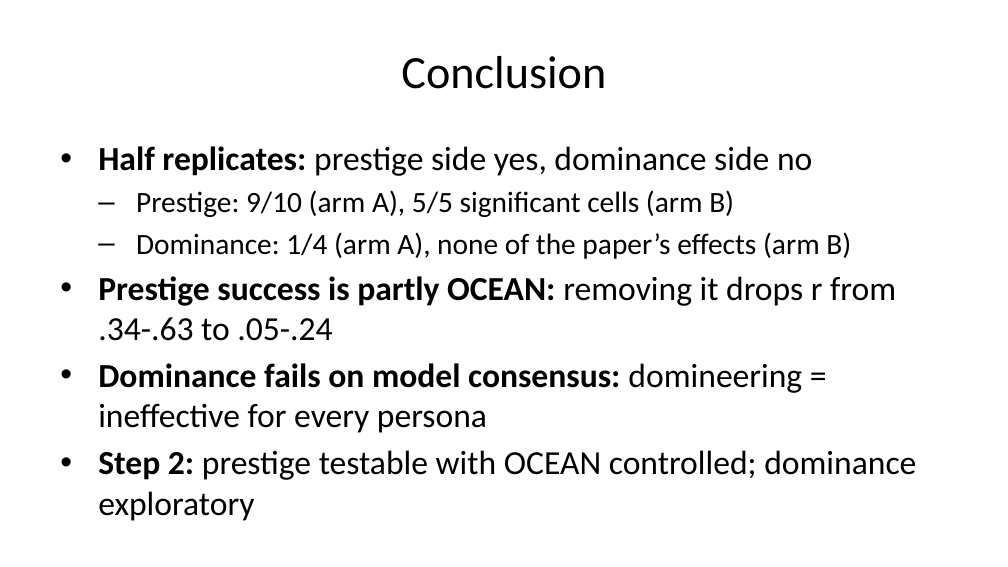
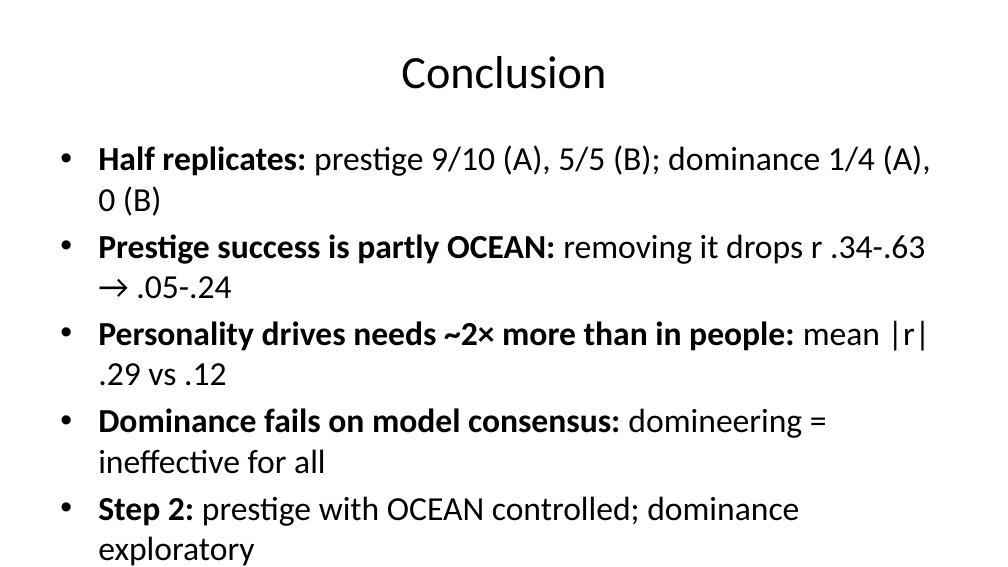
Before and after one commit to ernestii26/agent-sim, a slide deck: slide 2 of docs/study5-summary.pptx. Drawn at 1008x567 pixels with LibreOffice and Linux fonts; fonts in the diff are those of the drawing. Boxes give left, top, right and bottom in pixels: in the first picture for what was removed or moved away, otherwise in the second. Text is boxed around its words. In the diff, an @@ line names an element or a change of style, - is before the commit and + after.

Commit message:
Judge the Study 5 replication cell by cell, and trace the gaps to OCEAN
Add study5-data.md (every Study 5 table from the paper beside ours) and a
rewritten study5-criteria deck that walks 5c and 5a through the paper's own
rule, sign-and-significance, the prediction interval, and a Model 2 with the
persona's OCEAN levels held fixed. tools/study5_tables.py and
tools/replication_criteria.py produce the numbers; ocean_confound.py now
reverse-scores moral_character and reports beta with OCEAN as controls.

Drop the superseded Study 5 deck, the August reports and their figures, and
add the AsPredicted #223181 preregistration.

```diff
--- a/docs/study5-summary.pptx
+++ b/docs/study5-summary.pptx
@@ text at bbox=[98, 145, 931, 526]: text changed @@
-• Half replicates: prestige side yes, dominance side no
-  – Prestige: 9/10 (arm A), 5/5 significant cells (arm B)
-  – Dominance: 1/4 (arm A), none of the paper’s effects (arm B)
-• Prestige success is partly OCEAN: removing it drops r from .34-.63 to .05-.24
-• Dominance fails on model consensus: domineering = ineffective for every persona
-• Step 2: prestige testable with OCEAN controlled; dominance exploratory
+• Half replicates: prestige 9/10 (A), 5/5 (B); dominance 1/4 (A), 0 (B)
+• Prestige success is partly OCEAN: removing it drops r .34-.63 → .05-.24
+• Personality drives needs ~2× more than in people: mean |r| .29 vs .12
+• Dominance fails on model consensus: domineering = ineffective for all
+• Step 2: prestige with OCEAN controlled; dominance exploratory
```
Also in this commit, not shown: 1 other slide changed, 2 slides added, 26 other files.
